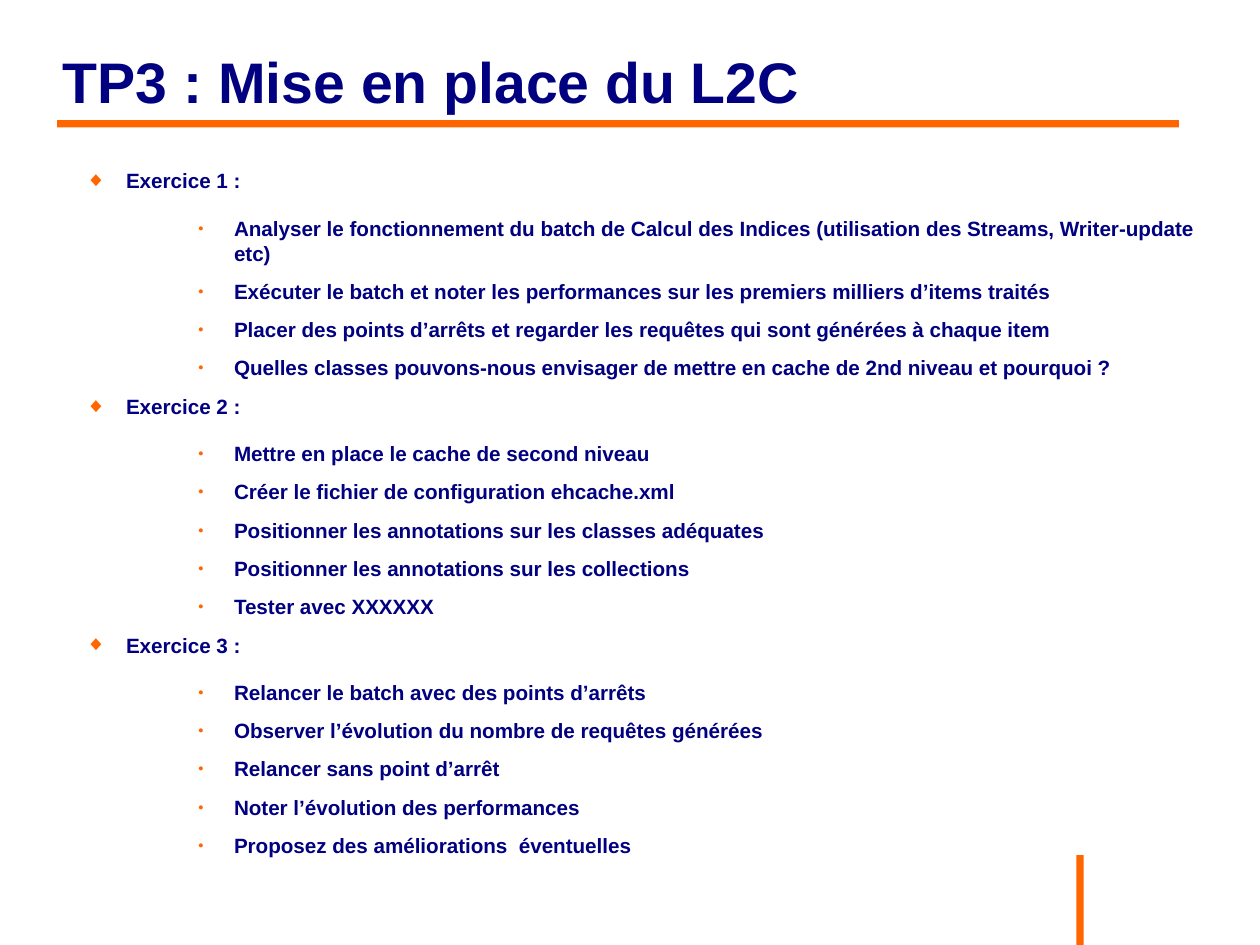
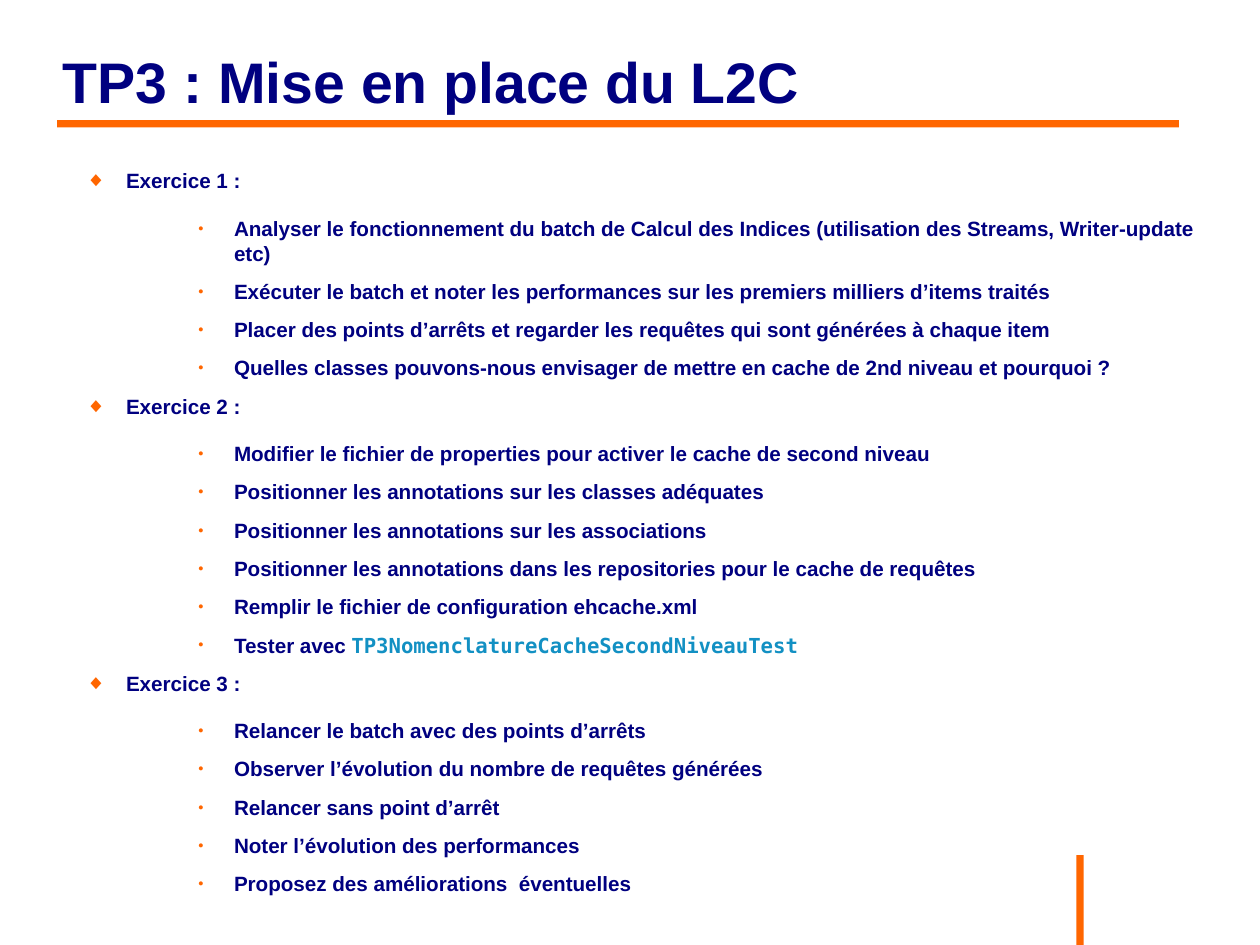
Before and after one commit to philphils/formation-hibernate-avancee, a slide deck: slide 65 of Documentation/diapo_formation_hibernate_avancee.odp (slide 64 before the commit). Drawn at 1260x945 pixels with LibreOffice and Linux fonts; fonts in the diff are those of the drawing; background and template pictures are left out. Boxes give left, top, right and bottom in pixels: in the first picture for what was removed or moved away, otherwise in the second. Text is boxed around its words. In the diff, an @@ line names an element or a change of style, - is before the commit and + after.

```diff
--- a/Documentation/diapo_formation_hibernate_avancee.odp
+++ b/Documentation/diapo_formation_hibernate_avancee.odp
@@ text at (234, 446, 929, 466): text changed @@
-    ● Mettre en place le cache de second niveau
-    ● Créer le fichier de configuration ehcache.xml
+    ● Modifier le fichier de properties pour activer le cache de second niveau
@@ text at (234, 523, 975, 654): text changed @@
-    ● Positionner les annotations sur les collections
-    ● Tester avec XXXXXX
+    ● Positionner les annotations sur les associations
+    ● Positionner les annotations dans les repositories pour le cache de requêtes
+    ● Remplir le fichier de configuration ehcache.xml
+    ● Tester avec TP3NomenclatureCacheSecondNiveauTest
```
Also in this commit, not shown: 9 other slides changed, 1 slide added, 7 other files.
